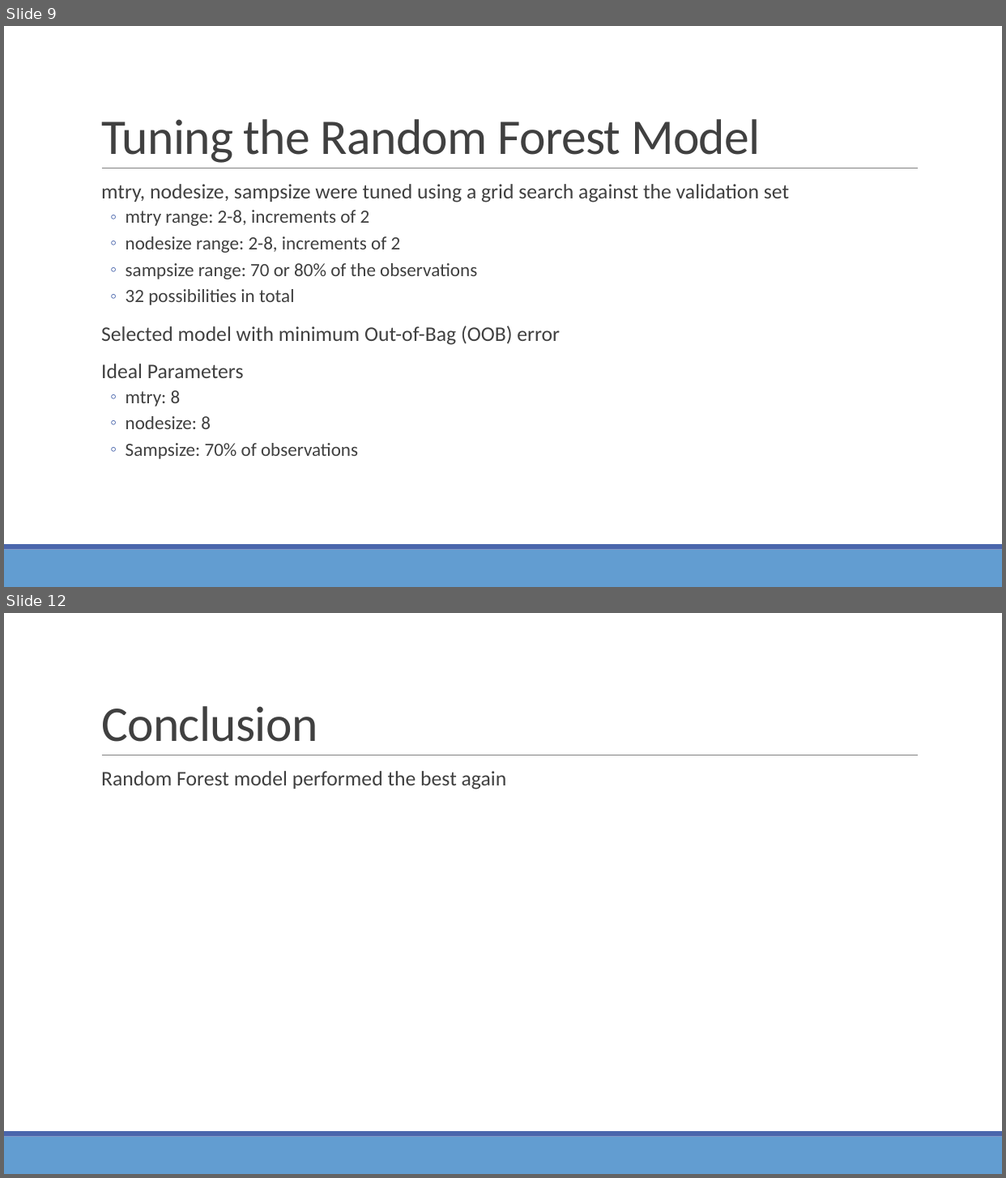
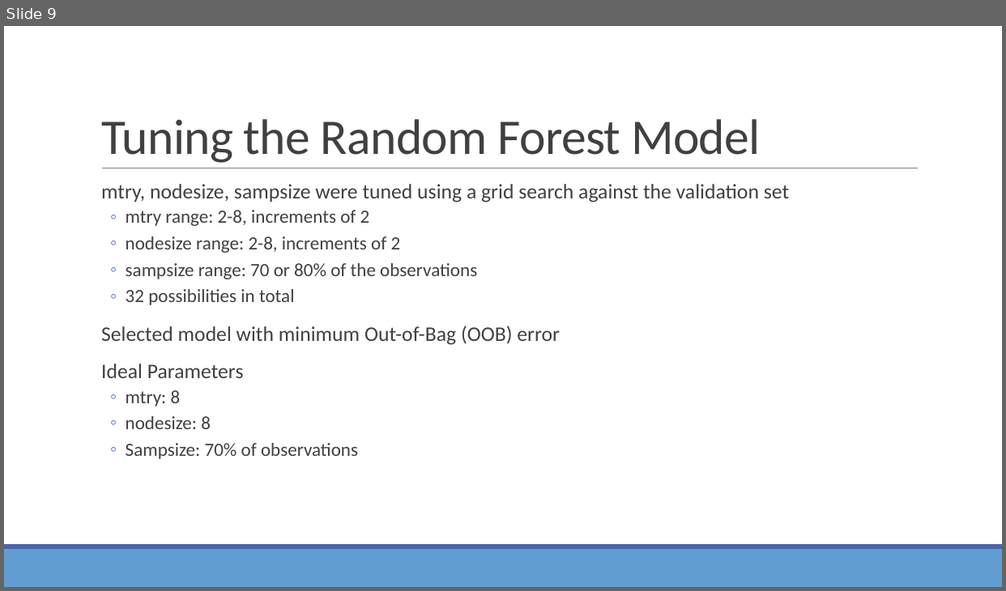
Before and after one commit to yelaura/r-assignments, a slide deck: Practical Machine Learning/Optimizing Decision Trees and Random Forest Models.pptx. Shown one above the other, each under a label of ours: slides 9 and 12 before the commit, slide 9 after it; the slides between them are not shown. The pictures are 1006x1178 and 1006x591 pixels, drawn with LibreOffice and Linux fonts; fonts in the diff are those of the drawing. Boxes give left, top, right and bottom in pixels: in the first picture for what was removed or moved away, otherwise in the second. Text is boxed around its words. In the diff, an @@ line names an element or a change of style, - is before the commit and + after.

```diff
--- a/Practical Machine Learning/Optimizing Decision Trees and Random Forest Models.pptx
+++ b/Practical Machine Learning/Optimizing Decision Trees and Random Forest Models.pptx
@@ slide 12 removed at (4,613,1002,1174), background #FFFFFF; not listed: 3 template elements that a slide beside it also shows @@
@@ title removed at (101,706,317,742) @@
-Conclusion
@@ text removed at (101,771,507,790) @@
-  Random Forest model performed the best again
```
Also in this commit, not shown: 1 slide changed, 1 other slide removed.
